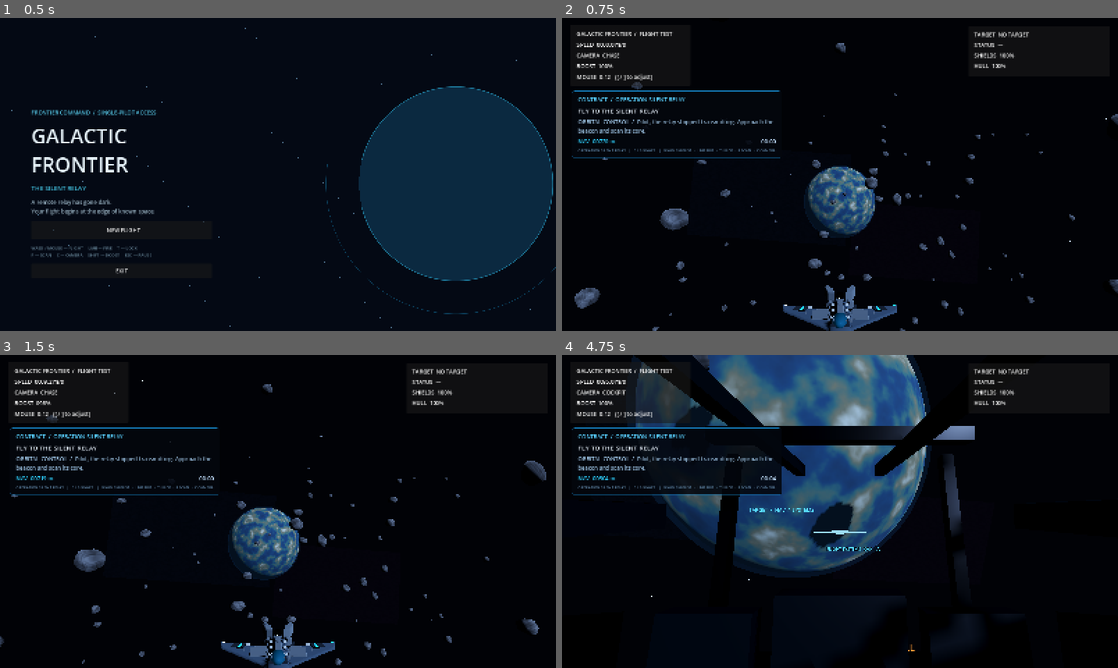
Above: before the commit, frames 1-4 (two rows, left to right).
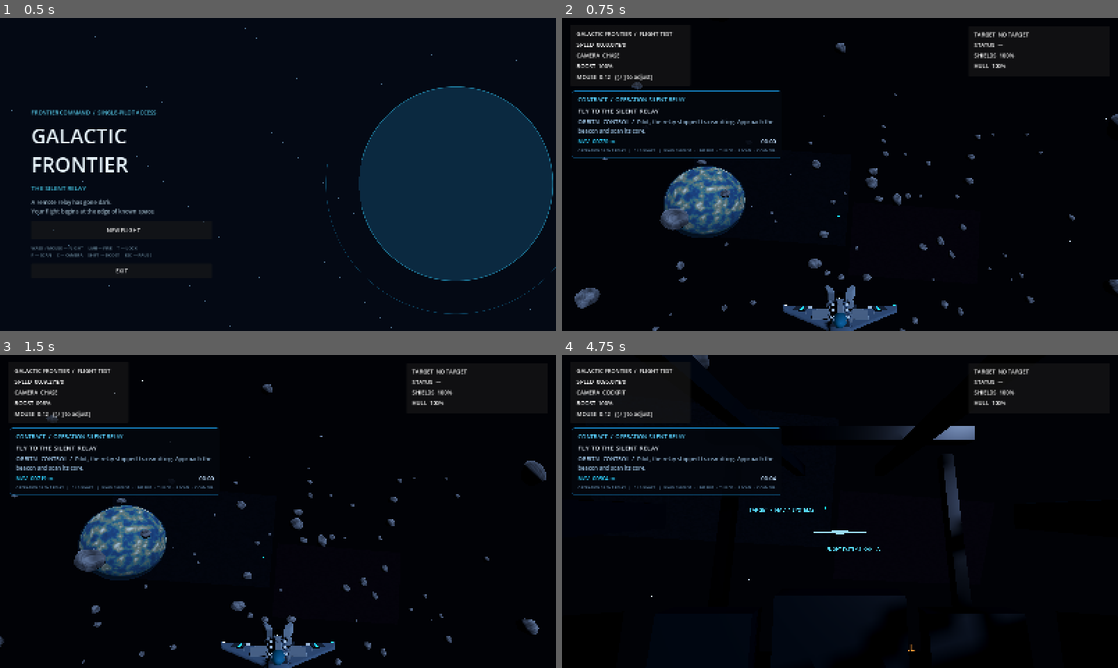
Above: after the commit, the same moments.

Repository: valdissor1990-ui/GALACTIC-FRONTIER
Game: Godot game, scene res://scenes/bootstrap/main.tscn
Same seed, same stepped clock (60 frames per second), same inputs: the game is played once before the commit and once after it.
Inputs (mouse positions are in pixels of both pictures, inside the frame that each line leads up to):
- Up to frame 1 (0.5 s): no input
- Up to frame 2 (0.75 s): click "NEW FLIGHT" at 0.5 s
- Up to frame 3 (1.5 s): tap Enter at 1.25 s; move the mouse to (305, 511) at 1.27 s; hold W (move_forward) from 1.28 s (still down); hold Shift (boost) from 1.28 s (still down)
- Up to frame 4 (4.75 s): keep holding W (move_forward); move the mouse to (812, 511) at 2.02 s; release Shift (boost) at 2.03 s; click (812, 511) at 2.1 s; move the mouse to (851, 505) at 2.77 s; hold Y (target_clear) 2.78-3.53 s; move the mouse to (834, 517) at 3.52 s; tap T (target_lock) at 3.6 s; move the mouse to (878, 514) at 4.27 s; hold C (toggle_camera) from 4.28 s (still down)

Frame 1 is identical in both runs. In frame 2, 4.5% of the frame differs, in the area x 18-57%, y 47-71%; in frame 3, 4.8%; in frame 4, 20%, in the area x 11-67%, y 0-72%.

Commit message:
Move Aurelia outside relay approach corridor

Diff:
--- a/scripts/environment/space_environment.gd
+++ b/scripts/environment/space_environment.gd
@@ -169,7 +169,7 @@
 func _build_planet() -> void:
 	var planet := MeshInstance3D.new()
 	planet.name = "Aurelia"
-	planet.position = Vector3(0.0, 26.0, -285.0)
+	planet.position = Vector3(-160.0, 26.0, -285.0)
 	planet.scale = Vector3.ONE * 42.0
 
 	var sphere := SphereMesh.new()
